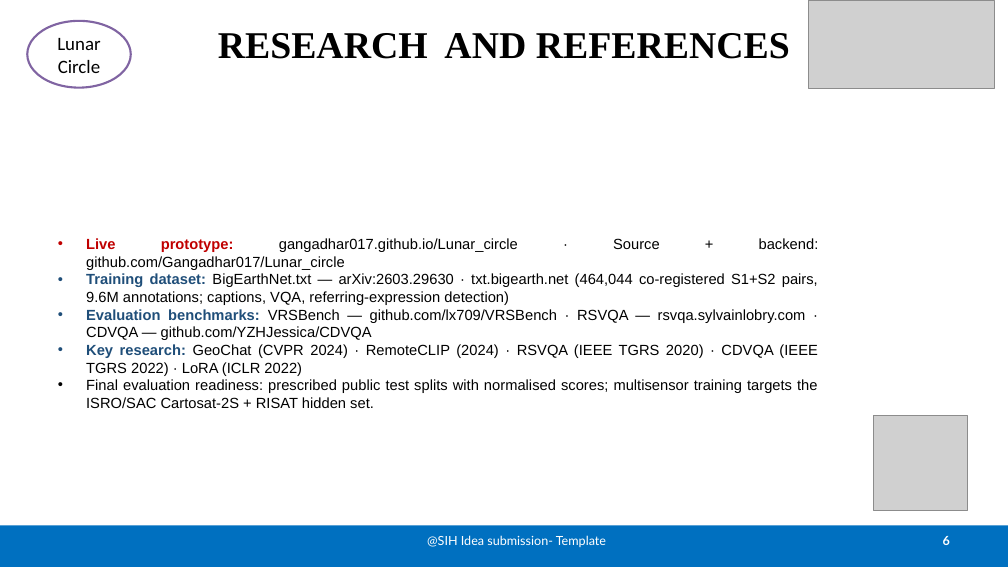
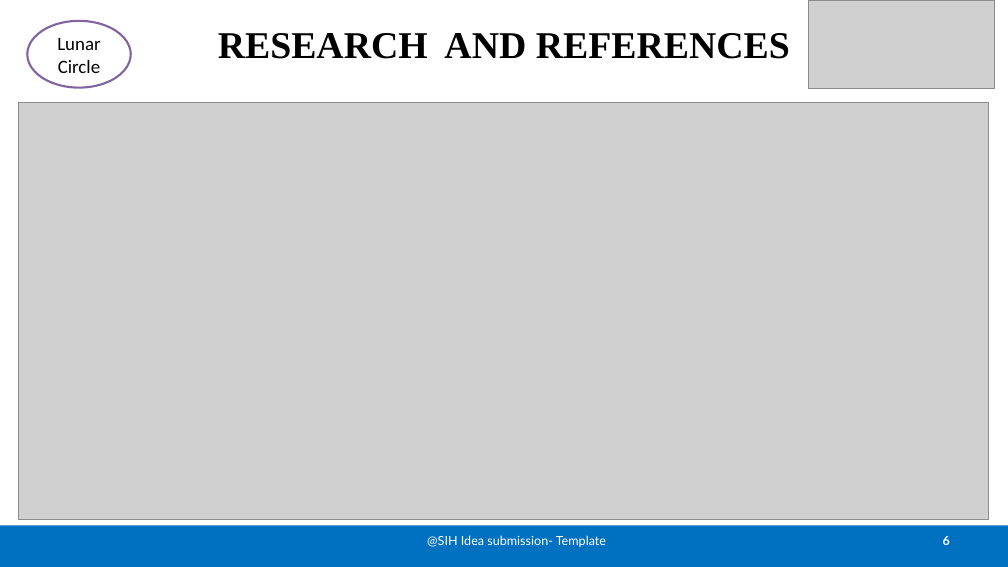
Before and after one commit to Gangadhar017/Lunar_circle, a slide deck: slide 6 of docs/SatQuery_AI_SIH_26167_SUBMISSION.pptx. Drawn at 1008x567 pixels with LibreOffice and Linux fonts; fonts in the diff are those of the drawing; grey boxes stand for pictures. Boxes give left, top, right and bottom in pixels: in the first picture for what was removed or moved away, otherwise in the second. Text is boxed around its words. In the diff, an @@ line names an element or a change of style, - is before the commit and + after.

```diff
--- a/docs/SatQuery_AI_SIH_26167_SUBMISSION.pptx
+++ b/docs/SatQuery_AI_SIH_26167_SUBMISSION.pptx
@@ picture added at [19,102,989,520] @@
@@ text removed at [86,238,819,408] @@
-• Live prototype: gangadhar017.github.io/Lunar_circle · Source + backend: github.com/Gangadhar017/Lunar_circle
-• Training dataset: BigEarthNet.txt — arXiv:2603.29630 · txt.bigearth.net (464,044 co-registered S1+S2 pairs, 9.6M annotations; captions, VQA, referring-expression detection)
-• Evaluation benchmarks: VRSBench — github.com/lx709/VRSBench · RSVQA — rsvqa.sylvainlobry.com · CDVQA — github.com/YZHJessica/CDVQA
-• Key research: GeoChat (CVPR 2024) · RemoteCLIP (2024) · RSVQA (IEEE TGRS 2020) · CDVQA (IEEE TGRS 2022) · LoRA (ICLR 2022)
-• Final evaluation readiness: prescribed public test splits with normalised scores; multisensor training targets the ISRO/SAC Cartosat-2S + RISAT hidden set.
@@ picture removed at [873,416,968,510] @@
```
Also in this commit, not shown: 4 other slides changed, 1 other file.
